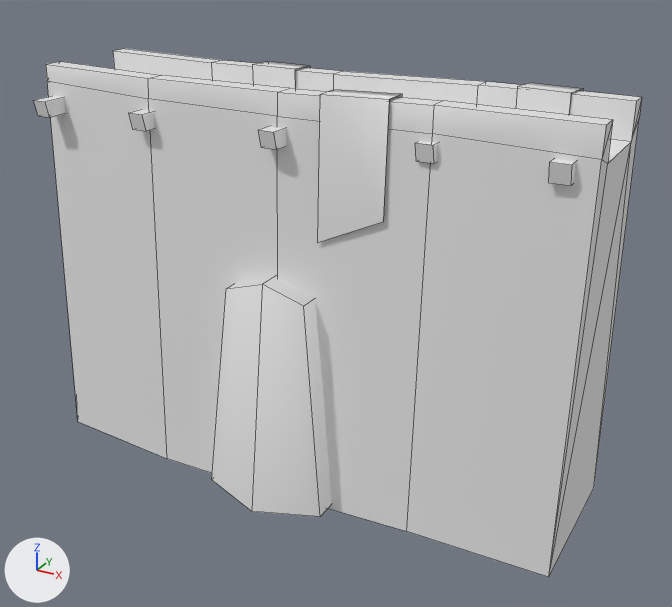
The COLLADA model art/meshes/structural/earth_wall_medium.dae as it was, and as the next commit left it.
Both versions are drawn from a 50 mm lens placed at (0.546, -0.946, 0.484), pointed at (0.03, -0.007, 0.015). The lights are fixed; the arrows at lower left show +X, +Y and +Z. Mesh edges are drawn as thin lines. Where no turn or scale is listed for an object, it has been applied to the vertices.

Script lines for the objects in view, before the commit:
```python
me_cube_001 = bpy.data.meshes.new('Cube.001')
me_cube_001.from_pydata(...)  # 132 vertices, 102 faces; spans x -0.351..0.351, y -0.194..0.129, z -0.256..0.255
ob_cube_001 = bpy.data.objects.new('Cube_001', me_cube_001)
ob_cube_001.location = (0.001, 0.03, 0.037)
```
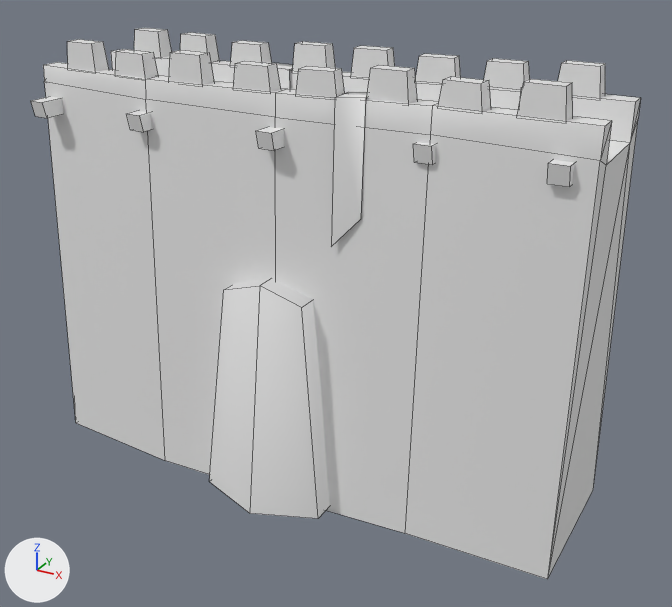
Pixel boxes [x1, y1, x2, y2] of what changed, in the pictures (672 x 607 px; the box of a moved part takes in the faces that stretch with it):
'Cube_001', reshaped, moved: before [33, 49, 642, 577]; after [31, 28, 641, 579]
part 1 of me_cube_001, moved or reshaped: before [317, 90, 402, 243]; after [331, 92, 368, 247]
part 2 of me_cube_001, moved or reshaped: before [252, 61, 310, 89]; after [276, 63, 293, 89]
part 3 of me_cube_001, moved or reshaped: before [516, 83, 583, 115]; after [519, 87, 523, 104]
part 4 of me_cube_001, added: after [67, 28, 605, 121]

Edits to the bpy script that builds the scene:
```text
Change me_cube_001:
    used by ob_cube_001; location = (0.001, 0.03, 0.037)
    remove me_cube_001.from_pydata(...)  # 132 vertices, 102 faces; spans x -0.351..0.351, y -0.194..0.129, z -0.256..0.255
    add me_cube_001.from_pydata(...)  # 260 vertices, 182 faces; spans x -0.351..0.351, y -0.194..0.129, z -0.256..0.284
    me_cube_001 part 1: the loose piece of 10 vertices spanning x 0.052..0.129, y -0.123..-0.034, z 0.09..0.255 is scaled about its middle by (0.411, 1, 1), then moved by (-0.002, 0.0, 0.0)
    me_cube_001 part 2: the loose piece of 10 vertices spanning x -0.131..-0.048, y -0.04..0.042, z 0.131..0.255 is scaled about its middle by (0.702, 1, 1), then moved by (0.007, 0.0, 0.0)
    me_cube_001 part 3: the loose piece of 10 vertices spanning x 0.217..0.288, y -0.045..0.06, z 0.188..0.255 is scaled about its middle by (0.585, 1, 1), then moved by (-0.007, 0.0, 0.0)
    me_cube_001 part 4
    103 vertices are added at x -0.308..0.311, y -0.118..0.049, z 0.25..0.284
    8 new vertices lie (0.042, -0.003, 0.0) away from vertices in x -0.304..-0.221, y -0.113..0.038, z 0.278..0.284
    6 new vertices lie (0.049, -0.001, 0.0) away from vertices in x -0.144..0.265, y -0.117..0.046, z 0.25
    6 new vertices lie (0.0, 0.019, 0.0) away from vertices in x -0.14..0.269, y -0.116..0.025, z 0.278..0.284
    5 new vertices lie (0.001, -0.023, 0.0) away from vertices in x -0.056..0.23, y -0.094..0.049, z 0.25
    80 new faces join them
Change ob_cube_001:
    ob_cube_001.location: (0.001, 0.03, 0.037) -> (0.001, 0.026, 0.037)
```
